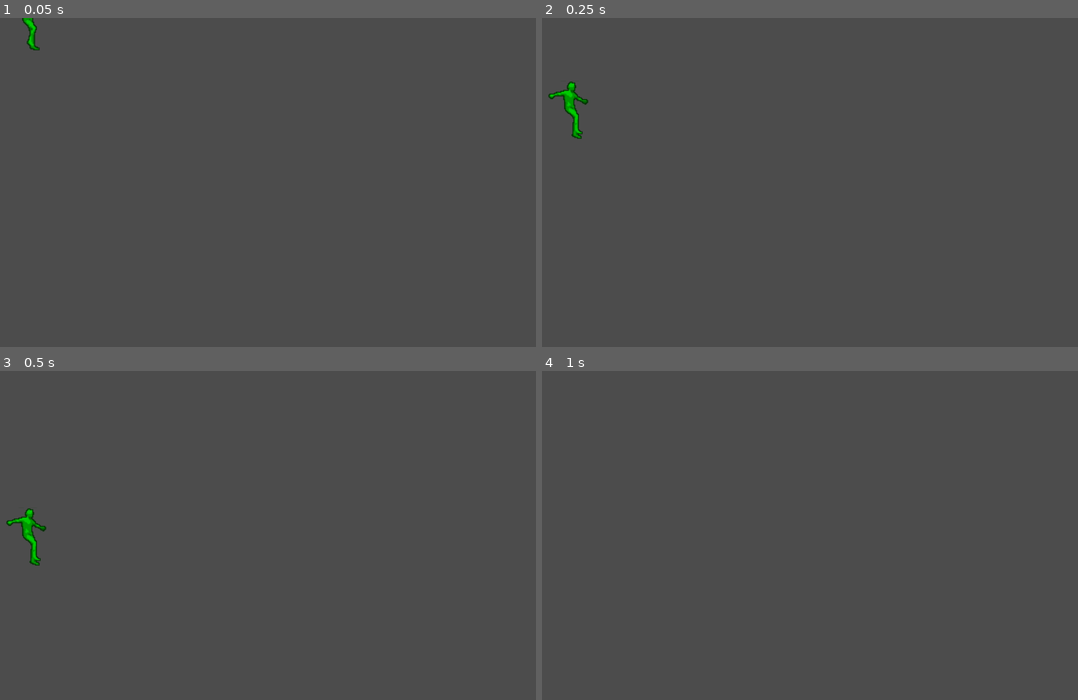
Above: before the commit, frames 1-4 (two rows, left to right).
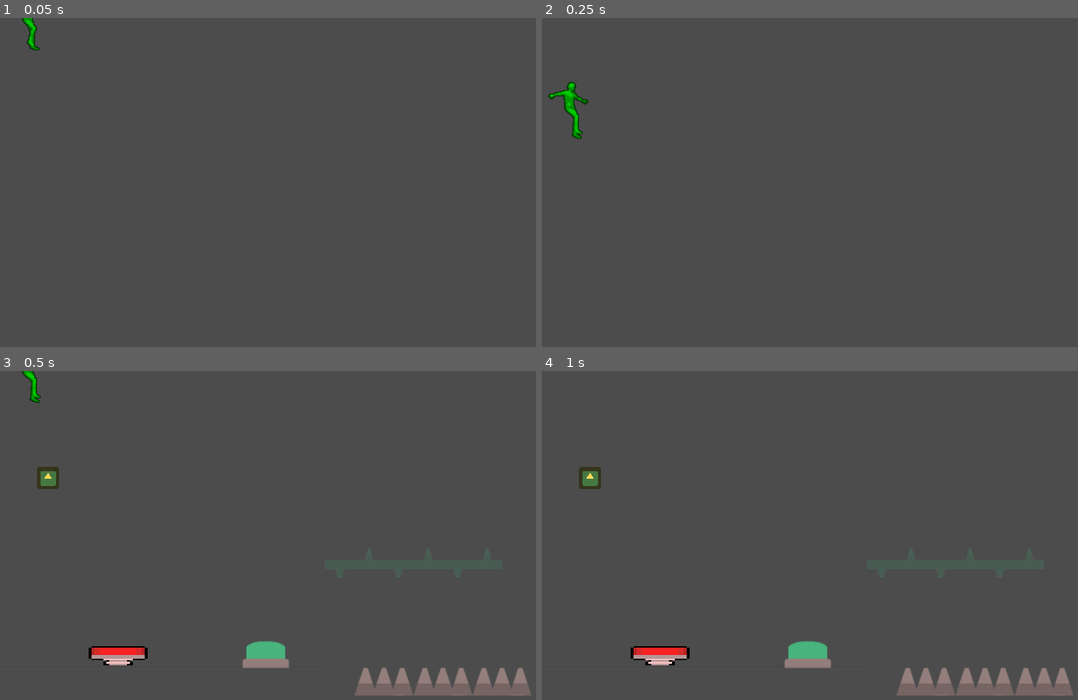
Above: after the commit, the same moments.

Repository: ALhobby/PuzzlePlataformer
Game: Godot game, scene res://Main.tscn
Two runs of this game, one before a commit and one after it. Both use one fixed random seed, a clock stepped at 60 frames per second and the inputs below. The engine's default icon, where the game draws it, is replaced by a stand-in: a white triangle on a blue panel in a dark square.
Inputs (mouse positions are in pixels of both pictures, inside the frame that each line leads up to):
- Up to frame 1 (0.05 s): no input
- Up to frame 2 (0.25 s): no input
- Up to frame 3 (0.5 s): no input
- Up to frame 4 (1 s): move the mouse to (965, 519) at 0.52 s; hold Right (ui_right) from 0.53 s (still down); click (965, 519) at 0.6 s; tap Up (ui_up) at 0.77 s

Frames 1-2 are identical in both runs. In frame 3, 3.8% of the frame differs, in the area x 1-100%, y 0-99%; in frame 4, 3.3%.
Error before the commit: Invalid get index 'RoomA01' (on base: 'Nil'). (res://Main.gd:58)

Commit message:
Add custom tileset

Diff:
--- a/Main.gd
+++ b/Main.gd
@@ -24,7 +24,7 @@
 	player.connect("launch", self, "launch_moth")
 	player.connect("recall_moth", self, "recall_moth")
 	var file = File.new()
-	map_dict = load_json_file("/Users/Tony/GodotProjects/PuzzlePlataformer/map.json")
+	map_dict = load_json_file("res://map.json")
 	#file.store_string("{'Room1': {}, 'Room2': {}, 'Room3': {}}")
 	print("map_dict", map_dict)
 	load_room_and_neighbors('RoomA01')
--- a/MapEditor.gd
+++ b/MapEditor.gd
@@ -37,7 +37,7 @@
 	# Save dict to file
 	print(output_dict)
 	var file = File.new()
-	var path = "/Users/Tony/GodotProjects/PuzzlePlataformer/map.json"
+	var path = "res://map.json"
 	file.open(path, file.WRITE)
 	file.store_line(to_json(output_dict))
 	file.close()
--- a/rooms/RoomA01.tscn
+++ b/rooms/RoomA01.tscn
@@ -79,8 +79,6 @@
 [node name="CheckpointMarker1" parent="." instance=ExtResource( 5 )]
 position = Vector2( 32, 96 )
 
-[node name="Ground" parent="." instance=ExtResource( 1 )]
-
 [node name="Spikes1" parent="." instance=ExtResource( 6 )]
 
 [node name="TileMap1" type="TileMap" parent="Spikes1"]
@@ -101,3 +99,6 @@
 
 [node name="Button" parent="PlatformManager" groups=["Button"] instance=ExtResource( 7 )]
 position = Vector2( 288, 307 )
+
+[node name="Ground" parent="." instance=ExtResource( 1 )]
+tile_data = PoolIntArray( 262144, 3, 1, 262145, 3, 2, 327680, 3, 65537, 327681, 3, 65538, 393216, 3, 65537, 393217, 3, 65538, 458752, 3, 65537, 458753, 3, 65538, 524288, 3, 65537, 524289, 3, 65538, 524306, 3, 0, 524307, 3, 1, 589824, 3, 65537, 589825, 3, 65538, 589842, 3, 65536, 589843, 3, 65537, 655360, 0, 0, 655361, 0, 0, 655362, 0, 0, 655363, 0, 0, 655364, 0, 0, 655365, 0, 0, 655366, 0, 0, 655367, 0, 0, 655368, 0, 0, 655369, 0, 0, 655370, 0, 0, 655371, 3, 2, 655378, 3, 65536, 655379, 3, 65537, 720896, 3, 65537, 720897, 3, 65537, 720898, 3, 65537, 720899, 3, 65537, 720900, 3, 65537, 720901, 3, 65537, 720902, 3, 65537, 720903, 3, 65537, 720904, 3, 65537, 720905, 3, 65537, 720906, 3, 65537, 720907, 3, 65537, 720908, 3, 65537, 720909, 3, 65537, 720910, 3, 65537, 720911, 3, 65537, 720912, 3, 65537, 720913, 3, 65537, 720914, 3, 65537, 720915, 3, 65537 )
--- a/rooms/RoomA02.tscn
+++ b/rooms/RoomA02.tscn
@@ -15,4 +15,4 @@
 shape = SubResource( 1 )
 
 [node name="TileMap" parent="." instance=ExtResource( 1 )]
-tile_data = PoolIntArray( 524288, 1, 0, 524289, 1, 3, 524306, 1, 2, 524307, 1, 0, 589824, 1, 65537, 589825, 1, 65537, 589842, 1, 65536, 589843, 1, 65536, 655360, 2, 0, 655361, 2, 0, 655362, 1, 0, 655363, 1, 0, 655364, 1, 0, 655365, 1, 0, 655366, 1, 0, 655367, 1, 0, 655368, 1, 0, 655369, 1, 0, 655370, 1, 0, 655371, 1, 0, 655372, 1, 0, 655373, 1, 0, 655374, 1, 0, 655375, 1, 0, 655376, 1, 0, 655377, 1, 0, 655378, 2, 0, 655379, 2, 0, 720896, 2, 0, 720897, 2, 0, 720898, 1, 65536, 720899, 1, 65536, 720900, 1, 65536, 720901, 1, 65536, 720902, 1, 65536, 720903, 1, 65536, 720904, 1, 65536, 720905, 1, 65536, 720906, 1, 65536, 720907, 1, 65536, 720908, 1, 65536, 720909, 1, 65536, 720910, 1, 65536, 720911, 1, 65536, 720912, 1, 65536, 720913, 1, 65536, 720914, 2, 0, 720915, 2, 0 )
+tile_data = PoolIntArray( 524288, 3, 1, 524289, 3, 2, 524306, 3, 0, 524307, 3, 1, 589824, 3, 65537, 589825, 3, 65538, 589842, 3, 65536, 589843, 3, 65537, 655360, 3, 65537, 655361, 3, 65537, 655362, 3, 1, 655363, 3, 1, 655364, 3, 1, 655365, 3, 1, 655366, 3, 1, 655367, 3, 1, 655368, 3, 1, 655369, 3, 1, 655370, 3, 1, 655371, 3, 1, 655372, 3, 1, 655373, 3, 1, 655374, 3, 1, 655375, 3, 1, 655376, 3, 1, 655377, 3, 1, 655378, 3, 65537, 655379, 3, 65537, 720896, 3, 65537, 720897, 3, 65537, 720898, 3, 65537, 720899, 3, 65537, 720900, 3, 65537, 720901, 3, 65537, 720902, 3, 65537, 720903, 3, 65537, 720904, 3, 65537, 720905, 3, 65537, 720906, 3, 65537, 720907, 3, 65537, 720908, 3, 65537, 720909, 3, 65537, 720910, 3, 65537, 720911, 3, 65537, 720912, 3, 65537, 720913, 3, 65537, 720914, 3, 65537, 720915, 3, 65537 )
Binary file added: assets/tilemaps/Desert_tileset.png
Not shown, added: assets/tilemaps/Desert_tileset.png.import
